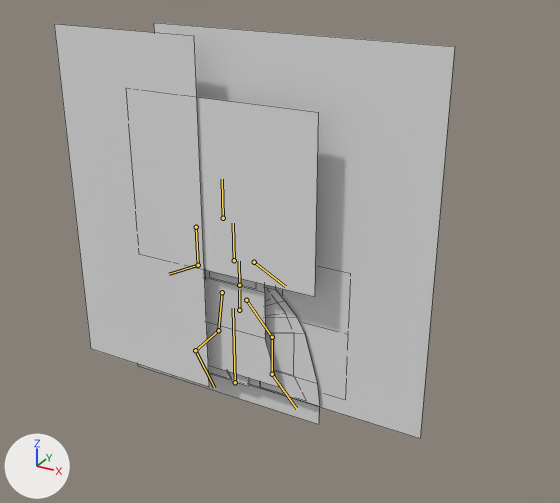
Two versions of the FBX model Unity/Assets/Arcadians/AvatarMale/avatarMale.fbx, one commit apart.
Camera for both pictures: a 50 mm camera at (4.4, -6.85, 5.32) aimed at (0.48, 0.27, 1.76). Lighting does not change. The marker at lower left points along +X, +Y and +Z. The bones that bend it are drawn over the model as lines. Mesh edges are drawn as thin lines.

Objects in the first picture: 'avatar.Male'.
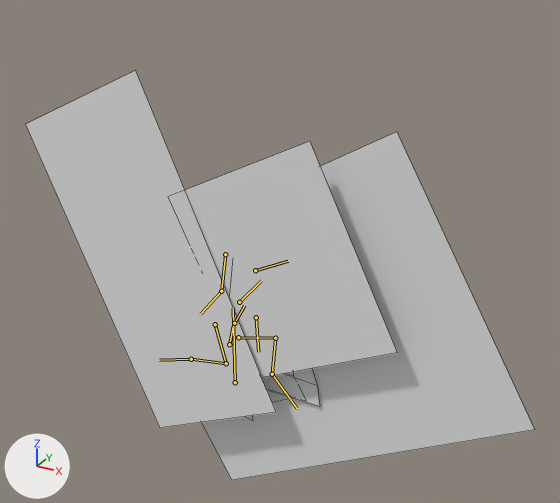
The newer file adds an action. The first version stands in its rest pose; the second is drawn at frame 22 of the action 'male.armature|m.lose'.

Scene script edits in JSON lines:
```json
{"block": "bone_b_spine_001", "where": "bone_b_spine_001 = bpy.data.objects['male.armature'].pose.bones['b_Spine.001']  # child of 'Root'"}
{"op": "set", "path": "bone_b_spine_001.location", "old": "(0.0, 0.0, 0.0)", "new": "(-0.16, -0.509, 0.0)"}
{"op": "set", "path": "bone_b_spine_001.rotation_quaternion", "old": "(1.0, 0.0, 0.0, 0.0)", "new": "(0.994, 0.0, 0.0, -0.112)", "note": "degrees (0, 0, 0) -> degrees (0, 0, -13)"}
{"block": "bone_b_spine_002", "where": "bone_b_spine_002 = bpy.data.objects['male.armature'].pose.bones['b_Spine.002']  # child of 'b_Spine.001'"}
{"op": "set", "path": "bone_b_spine_002.rotation_quaternion", "old": "(1.0, 0.0, 0.0, 0.0)", "new": "(0.991, 0.0, 0.0, -0.131)", "note": "degrees (0, 0, 0) -> degrees (0, 0, -15)"}
{"block": "bone_b_spine_003", "where": "bone_b_spine_003 = bpy.data.objects['male.armature'].pose.bones['b_Spine.003']  # child of 'b_Spine.002'"}
{"op": "set", "path": "bone_b_spine_003.rotation_quaternion", "old": "(1.0, 0.0, 0.0, 0.0)", "new": "(0.994, 0.0, 0.0, -0.111)", "note": "degrees (0, 0, 0) -> degrees (0, 0, -13)"}
{"block": "bone_b_head", "where": "bone_b_head = bpy.data.objects['male.armature'].pose.bones['b_Head']  # child of 'b_Spine.003'"}
{"op": "set", "path": "bone_b_head.rotation_quaternion", "old": "(1.0, 0.0, 0.0, 0.0)", "new": "(0.98, 0.0, 0.0, -0.197)", "note": "degrees (0, 0, 0) -> degrees (0, 0, -23)"}
{"block": "bone_b_larm", "where": "bone_b_larm = bpy.data.objects['male.armature'].pose.bones['b_LArm']  # child of 'b_Spine.003'"}
{"op": "set", "path": "bone_b_larm.rotation_quaternion", "old": "(1.0, 0.0, 0.0, 0.0)", "new": "(0.986, 0.0, 0.0, -0.166)", "note": "degrees (0, 0, 0) -> degrees (0, 0, -19)"}
{"block": "bone_b_rarm_001", "where": "bone_b_rarm_001 = bpy.data.objects['male.armature'].pose.bones['b_RArm.001']  # child of 'b_Spine.003'"}
{"op": "set", "path": "bone_b_rarm_001.rotation_quaternion", "old": "(1.0, 0.0, 0.0, 0.0)", "new": "(0.959, 0.0, 0.0, 0.282)", "note": "degrees (0, 0, 0) -> degrees (0, 0, 33)"}
{"block": "bone_b_rarm_002", "where": "bone_b_rarm_002 = bpy.data.objects['male.armature'].pose.bones['b_RArm.002']  # child of 'b_RArm.001'"}
{"op": "set", "path": "bone_b_rarm_002.rotation_quaternion", "old": "(1.0, 0.0, 0.0, 0.0)", "new": "(0.959, 0.0, 0.0, 0.284)", "note": "degrees (0, 0, 0) -> degrees (0, 0, 33)"}
{"block": "bone_b_lleg_001", "where": "bone_b_lleg_001 = bpy.data.objects['male.armature'].pose.bones['b_LLeg.001']  # child of 'b_Spine.001'"}
{"op": "set", "path": "bone_b_lleg_001.rotation_quaternion", "old": "(1.0, 0.0, 0.0, 0.0)", "new": "(0.778, 0.0, 0.0, 0.628)", "note": "degrees (0, 0, 0) -> degrees (0, 0, 78)"}
{"block": "bone_b_lleg_002", "where": "bone_b_lleg_002 = bpy.data.objects['male.armature'].pose.bones['b_LLeg.002']  # child of 'b_LLeg.001'"}
{"op": "set", "path": "bone_b_lleg_002.rotation_quaternion", "old": "(1.0, 0.0, 0.0, 0.0)", "new": "(0.819, 0.0, 0.0, -0.574)", "note": "degrees (0, 0, 0) -> degrees (0, 0, -70)"}
{"block": "bone_b_lfoot", "where": "bone_b_lfoot = bpy.data.objects['male.armature'].pose.bones['b_LFoot']  # child of 'b_LLeg.002'"}
{"op": "set", "path": "bone_b_lfoot.rotation_quaternion", "old": "(1.0, 0.0, 0.0, 0.0)", "new": "(0.999, 0.0, 0.0, 0.046)", "note": "degrees (0, 0, 0) -> degrees (0, 0, 5)"}
{"block": "bone_b_rleg_001", "where": "bone_b_rleg_001 = bpy.data.objects['male.armature'].pose.bones['b_RLeg.001']  # child of 'b_Spine.001'"}
{"op": "set", "path": "bone_b_rleg_001.rotation_quaternion", "old": "(1.0, 0.0, 0.0, 0.0)", "new": "(0.953, 0.0, 0.0, 0.304)", "note": "degrees (0, 0, 0) -> degrees (0, 0, 35)"}
{"block": "bone_b_rleg_002", "where": "bone_b_rleg_002 = bpy.data.objects['male.armature'].pose.bones['b_RLeg.002']  # child of 'b_RLeg.001'"}
{"op": "set", "path": "bone_b_rleg_002.rotation_quaternion", "old": "(1.0, 0.0, 0.0, 0.0)", "new": "(0.865, 0.0, 0.0, -0.502)", "note": "degrees (0, 0, 0) -> degrees (0, 0, -60)"}
{"block": "bone_b_rfoot", "where": "bone_b_rfoot = bpy.data.objects['male.armature'].pose.bones['b_RFoot']  # child of 'b_RLeg.002'"}
{"op": "set", "path": "bone_b_rfoot.rotation_quaternion", "old": "(1.0, 0.0, 0.0, 0.0)", "new": "(0.847, 0.009, 0.0, -0.532)", "note": "degrees (0, 0, 0) -> degrees (1, 1, -64)"}
```

Where the change shows, as pixel boxes [x1, y1, x2, y2] in the pictures (560 x 503 px):
```json
{"object": "avatar.Male", "change": "posed", "before": [54, 23, 455, 438], "after": [25, 70, 534, 480], "on screen": "27% wider"}
{"bone": "b_Spine.001", "before": "(239, 310) to (239, 289)", "after": "(229, 344) to (233, 326)"}
{"bone": "b_Spine.002", "before": "(239, 285) to (239, 261)", "after": "(234, 323) to (244, 305)"}
{"bone": "b_Spine.003", "before": "(234, 260) to (233, 223)", "after": "(239, 302) to (261, 280)"}
{"bone": "b_Head", "before": "(223, 218) to (222, 179)", "after": "(255, 270) to (288, 261)"}
{"bone": "b_LArm", "before": "(254, 262) to (285, 286)", "after": "(256, 317) to (258, 352)"}
{"bone": "b_RArm.001", "before": "(196, 227) to (198, 265)", "after": "(225, 254) to (221, 291)"}
{"bone": "b_RArm.002", "before": "(198, 265) to (169, 274)", "after": "(221, 291) to (200, 314)"}
{"bone": "b_LLeg.001", "before": "(246, 300) to (272, 337)", "after": "(238, 337) to (275, 338)"}
{"bone": "b_LLeg.002", "before": "(272, 337) to (272, 374)", "after": "(275, 338) to (272, 374)"}
{"bone": "b_LFoot", "before": "(272, 374) to (296, 408)", "after": "(272, 374) to (297, 408)"}
{"bone": "b_RLeg.001", "before": "(222, 292) to (218, 330)", "after": "(215, 324) to (226, 363)"}
{"bone": "b_RLeg.002", "before": "(218, 330) to (195, 350)", "after": "(226, 363) to (191, 359)"}
{"bone": "b_RFoot", "before": "(195, 350) to (214, 387)", "after": "(191, 359) to (159, 360)"}
```
